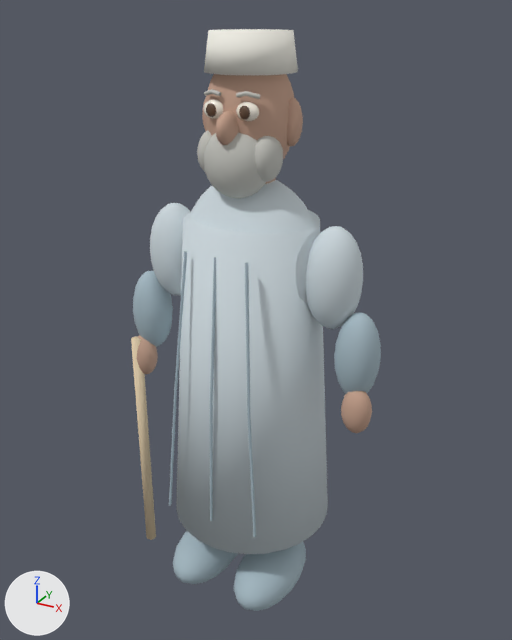
One commit to the glTF model game/assets/models/hassan.glb: the scene before it, then after it.
The view is the same before and after, from a 50 mm camera at (1.011, -1.808, 1.886) aimed at (0.003, 0.024, 0.97). Lighting does not change. The marker at lower left points along +X, +Y and +Z. The picture after the commit comes second. Vertices at exactly the same position are counted once.

Objects in the first picture: 'hassan Rig L eyebrow', 'hassan Rig L forearm', 'hassan Rig L shoe', 'hassan Rig L upper arm', 'hassan Rig R eyebrow', 'hassan Rig R forearm', 'hassan Rig R shoe', 'hassan Rig R upper arm', 'hassan Rig beard cheek', 'hassan Rig beard cheek.001', 'hassan Rig fine robe stripe', 'hassan Rig fine robe stripe.001', 'hassan Rig fine robe stripe.002', 'hassan Rig lightweight wooden staff', 'hassan Rig long linen galabeya', 'hassan Rig sculpted head', 'hassan Rig shouldered torso', 'hassan Rig silver beard', 'hassan Rig white cotton prayer cap' and 9 more.
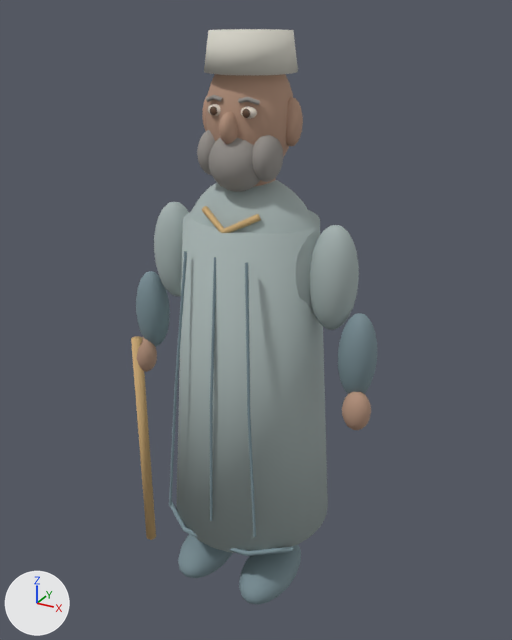
Pixel boxes [x1, y1, x2, y2] of what changed, in the pictures (512 x 640 px):
'hassan Rig long linen galabeya', recoloured (light grey to grey): [176, 210, 328, 553] in both
'hassan Rig shouldered torso', recoloured (light grey to grey): [190, 180, 319, 302] in both
'hassan Rig R upper arm', recoloured: [310, 226, 359, 329] in both
'hassan Rig R shoe', recoloured, rescaled (14% narrower, 11% shorter): before [234, 542, 306, 611]; after [239, 544, 301, 605]
'hassan Rig R forearm', recoloured: [338, 313, 377, 393] in both
'hassan Rig silver beard', recoloured: [209, 138, 260, 192] in both
'hassan Rig L upper arm', recoloured, rescaled (12% narrower): before [150, 203, 190, 296]; after [154, 202, 189, 297]
'hassan Rig L forearm', recoloured: [136, 271, 170, 346] in both
'hassan Rig L shoe', recoloured: [178, 534, 233, 578] in both
'hassan Rig lightweight wooden staff', recoloured (beige to brown): [131, 336, 156, 540] in both
'hassan Rig beard cheek.001', recoloured (light grey to grey): [255, 136, 283, 182] in both
'hassan Rig fine robe stripe.002', recoloured (light grey to greyish cyan): [245, 262, 256, 537] in both
'hassan Rig fine robe stripe.001', recoloured (light grey to greyish cyan): [210, 257, 216, 521] in both
'hassan Rig fine robe stripe', recoloured (darker): [169, 251, 187, 506] in both
'hassan Rig galabeya hem edge', now drawn: after [170, 502, 293, 556]
'hassan Rig beard cheek', recoloured (light grey to grey): [197, 130, 212, 173] in both
'hassan Rig galabeya embroidered neckline', added (brown): after [202, 206, 261, 233]
'hassan Rig R eyebrow', recoloured: [236, 91, 260, 105] in both
'hassan Rig L eyebrow', recoloured: [204, 89, 222, 102] in both

The change in detail:
Material 'hassan hair' (mat_hassan_hair) changes colour from light grey #c2c2bc to grey #95908b; in linear values from (0.54, 0.54, 0.5) to (0.3, 0.28, 0.26).
Material 'hassan cloth_dark' (mat_hassan_cloth_dark) changes colour from light grey #a6bac4 to greyish cyan #798e95; in linear values from (0.38, 0.49, 0.55) to (0.19, 0.27, 0.3).
Material 'hassan cloth' (mat_hassan_cloth) changes colour from light grey #cedadf to grey #a6b3b1; in linear values from (0.62, 0.7, 0.74) to (0.38, 0.45, 0.44).
Material 'hassan accent' (mat_hassan_accent) changes colour from beige #e5d0ad to brown #ceac76; in linear values from (0.78, 0.63, 0.42) to (0.62, 0.41, 0.18).
me_sphere_035 is used by ob_hassan_rig_l_upper_arm; location (0.0, 0.0, 0.0).
me_sphere_035 had 200 vertices, 396 faces and spanned x -0.36..-0.19, y -0.091..0.081, z 1.015..1.325.
me_sphere_035 now has 200 vertices, 396 faces and spans x -0.347..-0.203, y -0.076..0.066, z 1.01..1.33.
me_sphere_035 part 1: the whole mesh is scaled about its middle by (0.849, 0.826, 1.03).
me_sphere_049 is used by ob_hassan_rig_r_shoe; location (0.0, 0.0, 0.0).
me_sphere_049 had 164 vertices, 324 faces and spanned x 0.024..0.226, y -0.28..0.1, z 0.0..0.18.
me_sphere_049 now has 164 vertices, 324 faces and spans x 0.038..0.212, y -0.255..0.075, z 0.017..0.163.
me_sphere_049 part 2: the whole mesh is scaled about its middle by (0.854, 0.868, 0.811).
Mesh me_galabeya_embroidered_neckline is new.
It has 24 vertices, 32 faces and spans x -0.096..0.096, y -0.17..-0.106, z 1.3..1.364.
It uses material mat_hassan_accent (brown #ceac76).
Object 'hassan Rig galabeya embroidered neckline' (ob_hassan_rig_galabeya_embroidered_neckline) is new; it shows me_galabeya_embroidered_neckline.
Its location is (0.0, 0.0, 0.0).
